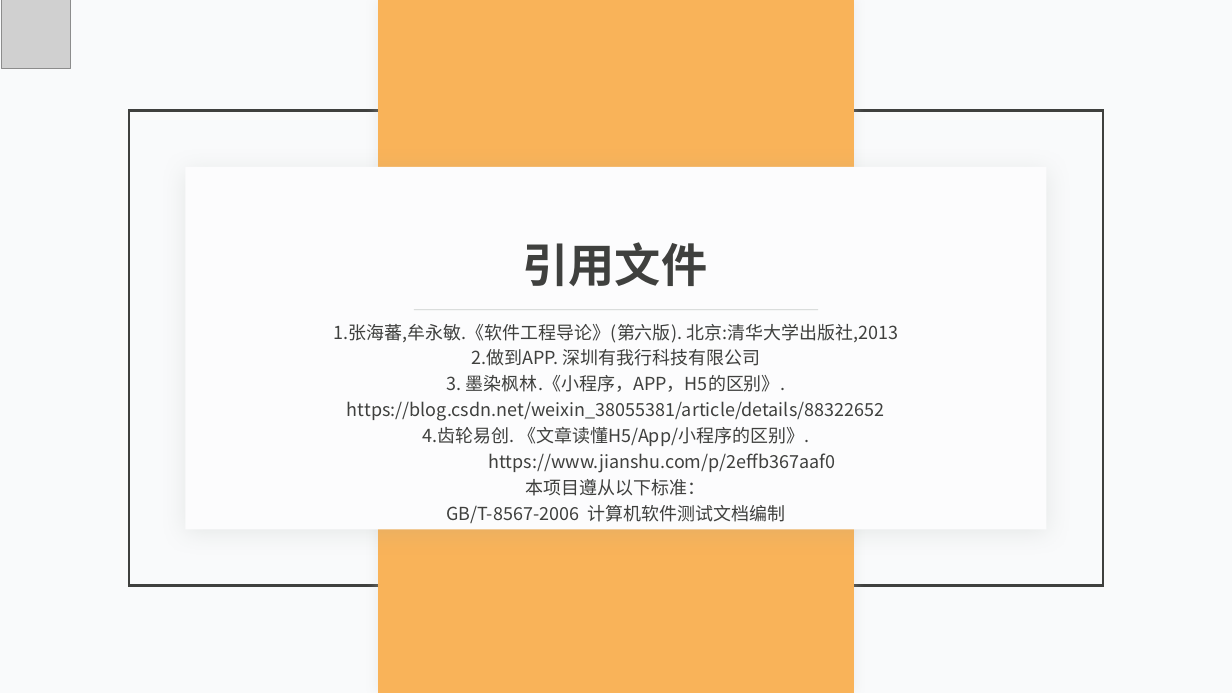
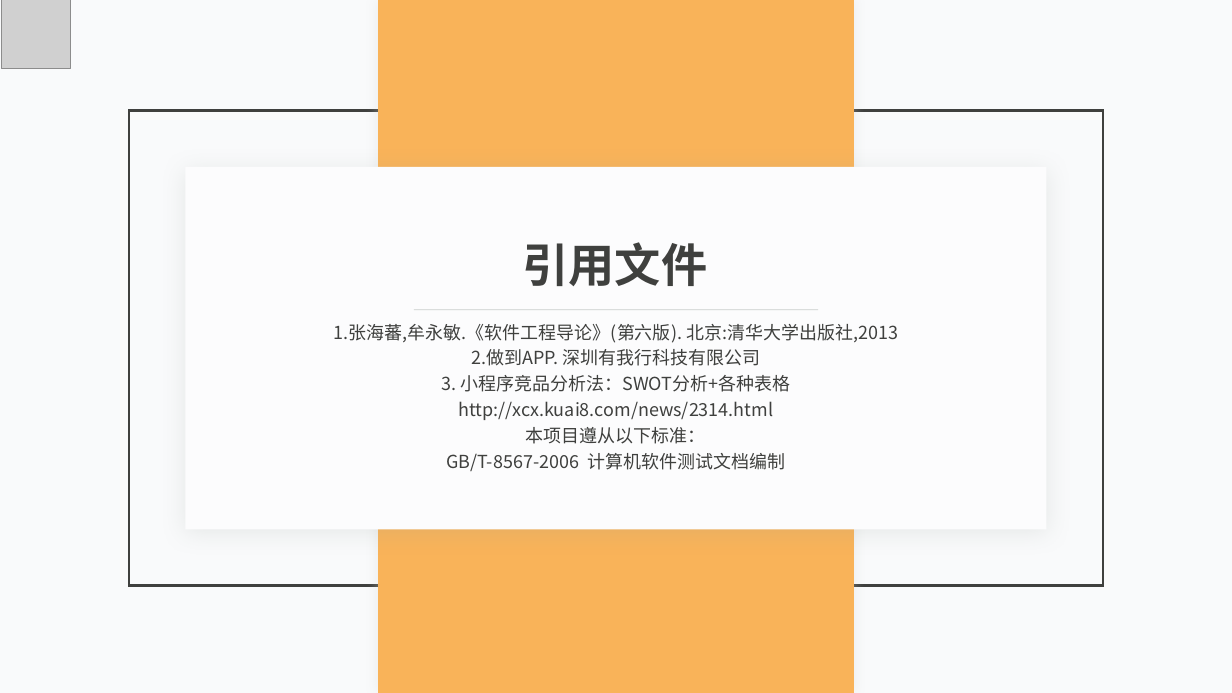
Before and after one commit to lorenzoyoung/ZUCC-Lazy-Bone, a slide deck: slide 5 of 评审PPT/SE2019春-G11_ZUCCLazyBone可行性分析报告ppt.pptx. Drawn at 1232x693 pixels with LibreOffice and Linux fonts; fonts in the diff are those of the drawing; grey boxes stand for pictures. Boxes give left, top, right and bottom in pixels: in the first picture for what was removed or moved away, otherwise in the second. Text is boxed around its words. In the diff, an @@ line names an element or a change of style, - is before the commit and + after.

```diff
--- a/评审PPT/SE2019春-G11_ZUCCLazyBone可行性分析报告ppt.pptx
+++ b/评审PPT/SE2019春-G11_ZUCCLazyBone可行性分析报告ppt.pptx
@@ text at (441,375,790,420): text changed @@
-3. 墨染枫林.《小程序，APP，H5的区别》.
-https://blog.csdn.net/weixin_38055381/article/details/88322652
-4.齿轮易创. 《文章读懂H5/App/小程序的区别》.
-https://www.jianshu.com/p/2effb367aaf0
+3. 小程序竞品分析法：SWOT分析+各种表格
+http://xcx.kuai8.com/news/2314.html
```
Also in this commit, not shown: 4 other slides changed, 2 slides added, 1 slide removed, 2 other files.
